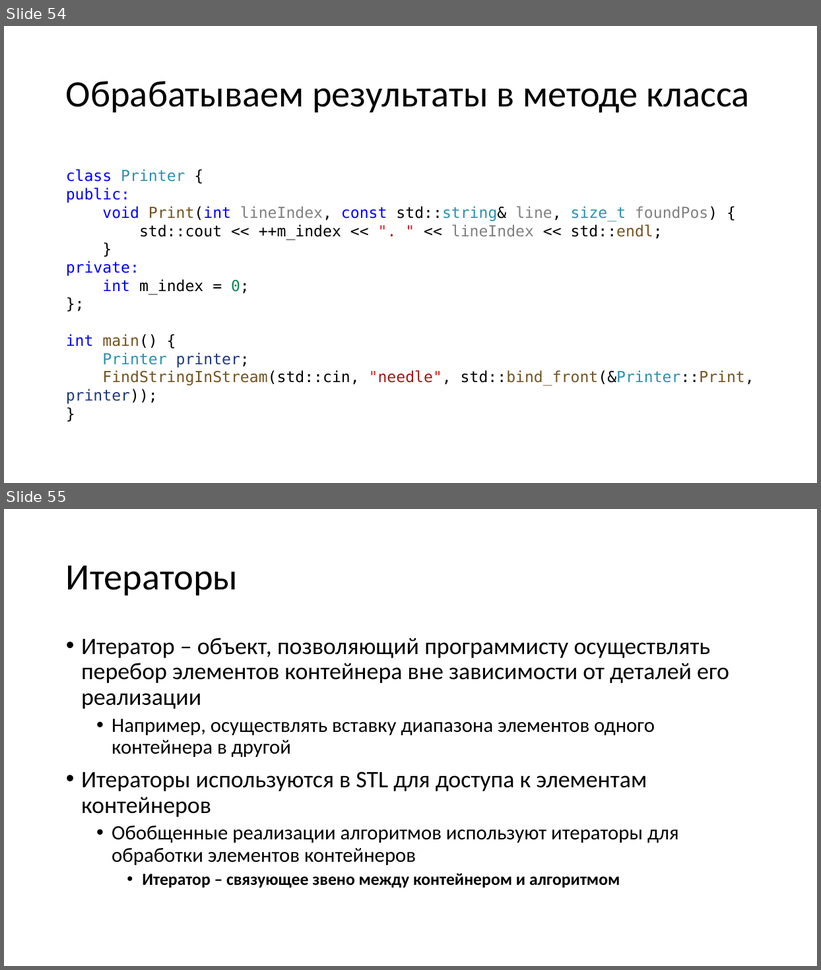
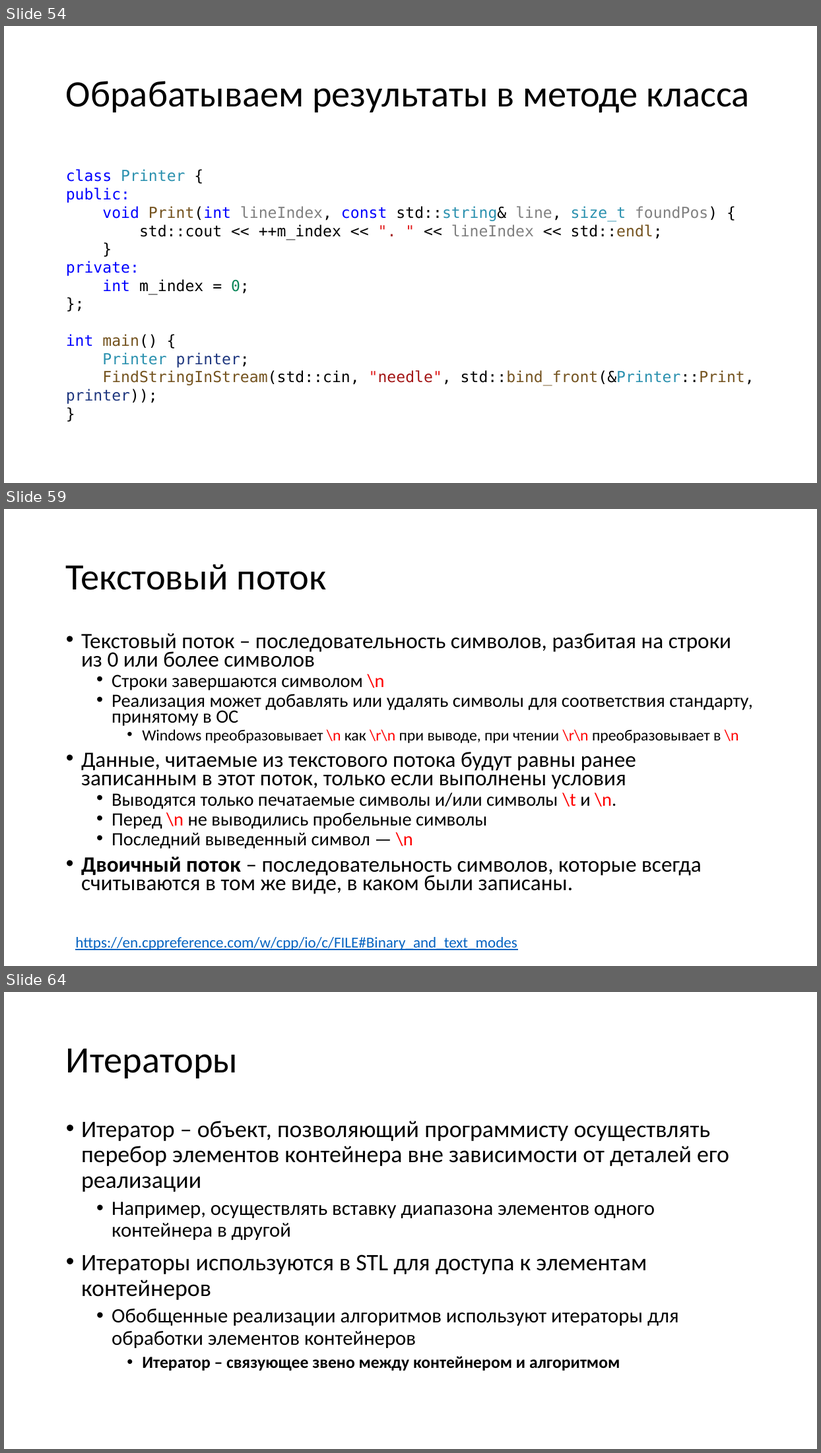
Before and after one commit to alexey-malov/oop, a slide deck: lectures/01/Стандартная библиотека.pptx. Shown one above the other, each under a label of ours: slides 54 and 55 before the commit, slides 54, 59 and 64 after it; the slides between them are not shown. The pictures are 821x970 and 821x1453 pixels, drawn with LibreOffice and Linux fonts; fonts in the diff are those of the drawing. Boxes give left, top, right and bottom in pixels: in the first picture for what was removed or moved away, otherwise in the second. Text is boxed around its words. In the diff, an @@ line names an element or a change of style, - is before the commit and + after.

```diff
--- a/lectures/01/Стандартная библиотека.pptx
+++ b/lectures/01/Стандартная библиотека.pptx
@@ slide 59 added at (x1=4, y1=509, x2=817, y2=966), background #FFFFFF @@
@@ title added at (x1=66, y1=564, x2=327, y2=590), 44 pt, text #000000 @@
+Текстовый поток
@@ text added at (x1=81, y1=633, x2=753, y2=894), 25.9 pt, text #000000 @@
+• Текстовый поток – последовательность символов, разбитая на строки из 0 или более символов
+  • Строки завершаются символом \n
+  • Реализация может добавлять или удалять символы для соответствия стандарту, принятому в ОС
+    • Windows преобразовывает \n как \r\n при выводе, при чтении \r\n преобразовывает в \n
+• Данные, читаемые из текстового потока будут равны ранее записанным в этот поток, только если выполнены условия
+  • Выводятся только печатаемые символы и/или символы \t и \n.
+  • Перед \n не выводились пробельные символы
+  • Последний выведенный символ — \n
+• Двоичный поток – последовательность символов, которые всегда считываются в том же виде, в каком были записаны.
@@ text added at (x1=75, y1=937, x2=517, y2=951), 18 pt, text #0563C1, underline @@
+https://en.cppreference.com/w/cpp/io/c/FILE#Binary_and_text_modes
@@ what was slide 55 is now slide 64 @@
```
Also in this commit, not shown: 1 slide changed, 13 other slides added, 12 other files.
